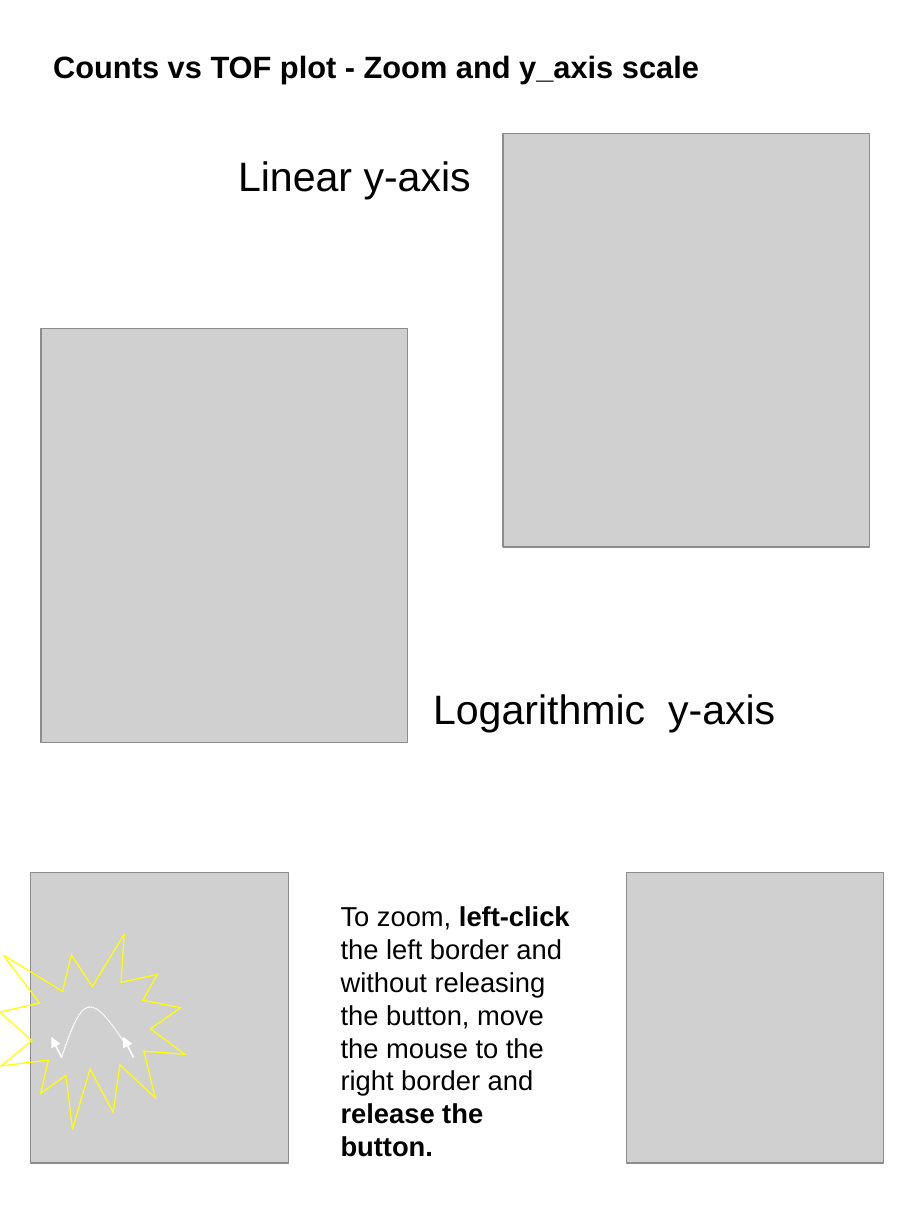
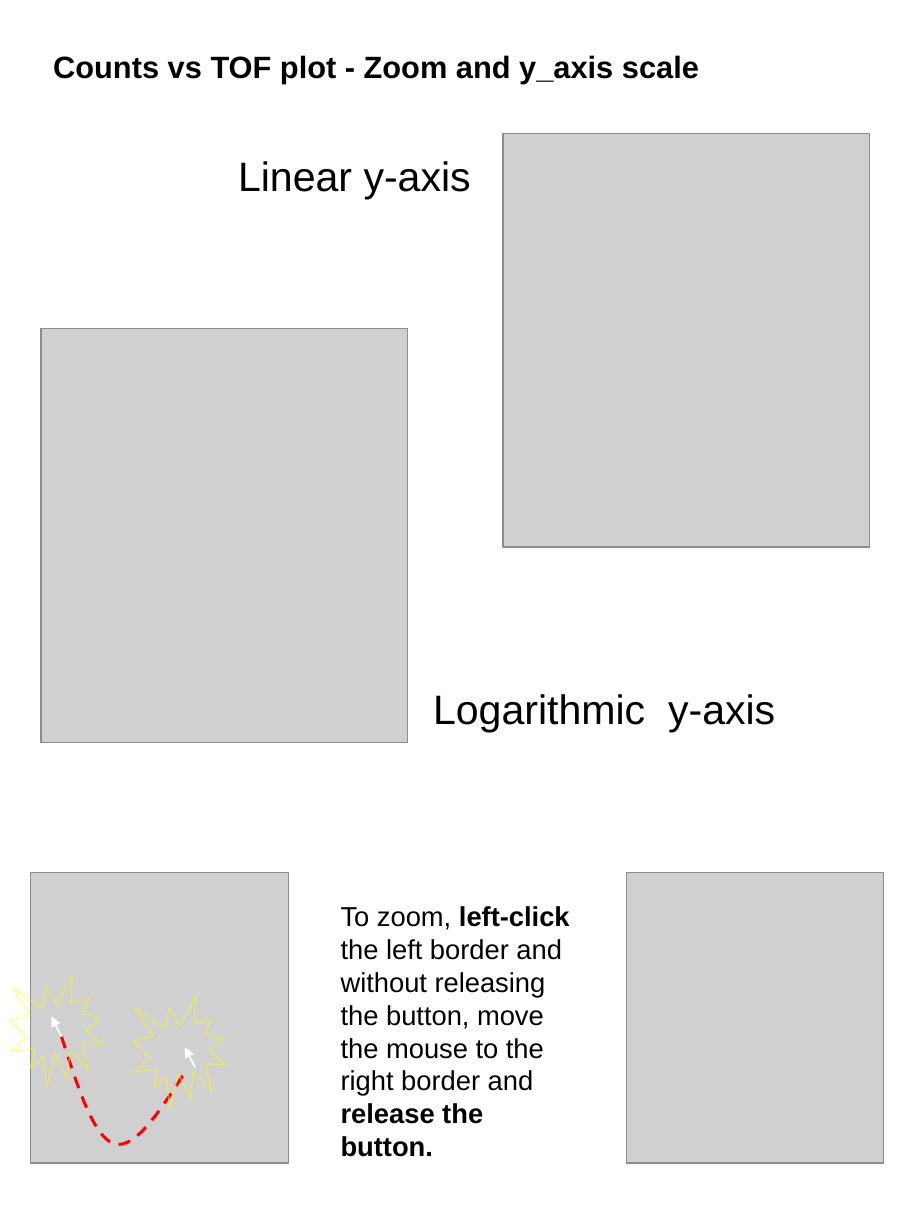
Before and after one commit to ornl-ndav/IdlGui, a slide deck: slide 24 of 1.0/doc/plotARCS_manual.ppt (slide 23 before the commit). Drawn at 924x1232 pixels with LibreOffice and Linux fonts; fonts in the diff are those of the drawing; grey boxes stand for pictures. Boxes give left, top, right and bottom in pixels: in the first picture for what was removed or moved away, otherwise in the second. Text is boxed around its words. In the diff, an @@ line names an element or a change of style, - is before the commit and + after.

```diff
--- a/1.0/doc/plotARCS_manual.ppt
+++ b/1.0/doc/plotARCS_manual.ppt
@@ irregular seal: place and size @@
-irregular seal at <box>0,934,185,1129</box>
+irregular seal at <box>10,976,102,1089</box>
@@ arrow moved from (62, 1057) - (52, 1037) to (62, 1037) - (52, 1016) @@
@@ freeform shape removed at <box>62,1004,123,1057</box> @@
@@ irregular seal added at <box>133,995,225,1109</box>, outline #FFFF00 0.74 pt @@
@@ freeform shape added at <box>62,1037,185,1151</box>, outline #FF0000 1.76 pt dashed @@
@@ arrow moved from (133, 1057) - (123, 1037) to (195, 1068) - (185, 1047) @@
```
Also in this commit, not shown: 5 other slides changed, 1 slide added.
